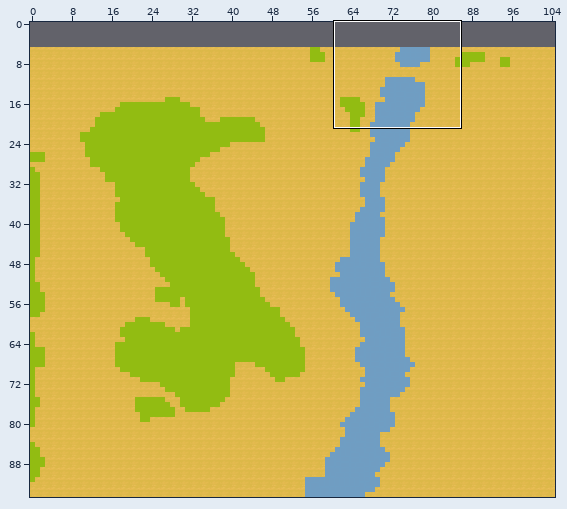
A Tiled map gets an edit: res/maps/level_8/map.tmx. Above: a wide view before the commit, with the close-up outlined.
Close-up. First the earlier version:
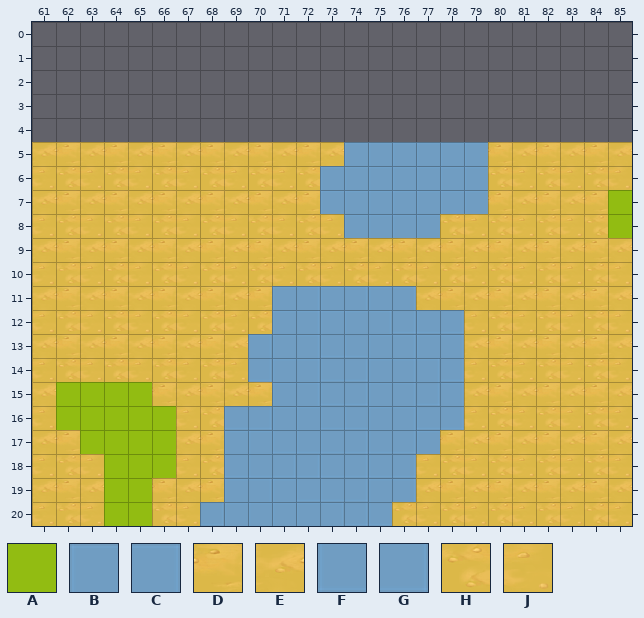
Cells are 64x64 px. Shown: x 61..85, y 0..20. The commit also changed other parts of the map, which this record leaves out. The old version is drawn lined up with the new one.
Key: from "terrain": A 0, B 6, C 7, D 12, E 13, F 38, G 39, H 44, J 45.
_ is an empty cell.
Layers that did not change in this view are not listed.
Layer "terrain" before, first column x 61:
 0 _________________________
 1 _________________________
 2 _________________________
 3 _________________________
 4 _________________________
 5 EDEDEDEDEDEDEBBBBBBDEDEDE
 6 JHJHJHJHJHJHBBBBBBBHJHJHJ
 7 EDEDEDEDEDEDBBBBBBBDEDEDA
 8 JHJHJHJHJHJHJBBBBHJHJHJHA
 9 EDEDEDEDEDEDEDEDEDEDEDEDE
10 JHJHJHJHJHJHJHJHJHJHJHJHJ
11 EDEDEDEDEDBCBCBCEDEDEDEDE
12 JHJHJHJHJHBCBBCGFGJHJHJHJ
13 EDEDEDEDECBCFFBCBCEDEDEDE
14 JHJHJHJHJGBCFGBCCGJHJHJHJ
15 EAAAADEDEDBCFGBCGCEDEDEDE
16 JAAAAAJHFGBBFFBCFGJHJHJHJ
17 EDAAAAEDBBFFFGFGBDEDEDEDE
18 JHJAAAJHFFGGFGFGJHJHJHJHJ
19 EDEAADEDBCBFFGBCEDEDEDEDE
20 JHJAAHJGBBBBCGFHJHJHJHJHJ
And afterwards:
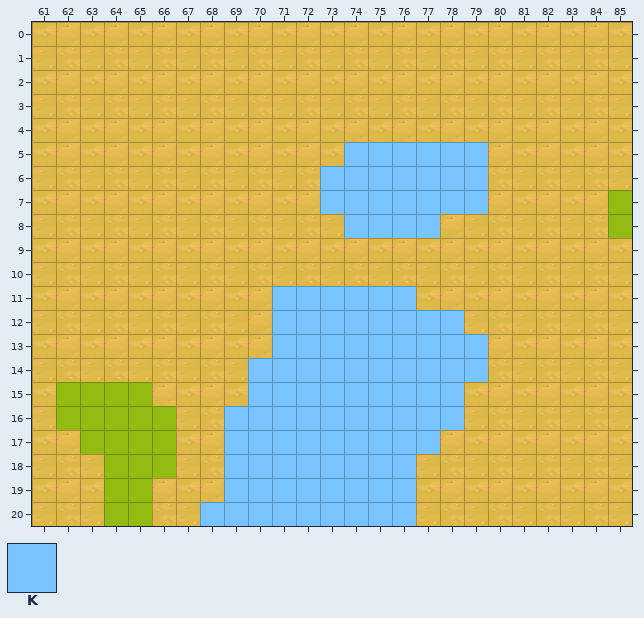
Further tiles: from "terrain": K 8.
See-through tiles are keyed as they look on the map.
What changed:
Changed rows in their new state; . is an unchanged cell.
map size 105x90 -> 105x95 cells (old content now starts at 0,5; both pictures use the new coordinates)
Layer "terrain":
first column x 61:
 0 EDEDEDEDEDEDEDEDEDEDEDEDE
 1 JHJHJHJHJHJHJHJHJHJHJHJHJ
 2 EDEDEDEDEDEDEDEDEDEDEDEDE
 3 JHJHJHJHJHJHJHJHJHJHJHJHJ
 4 EDEDEDEDEDEDEDEDEDEDEDEDE
 5 .............KKKKKK......
 6 ............KKKKKKK......
 7 ............KKKKKKK......
 8 .............KKKKD.......
11 ..........KKKKKK.........
12 .........DKKKKKKKK.......
13 .........DKKKKKKKKK......
14 .........KKKKKKKKKK......
15 .........KKKKKKKKK.......
16 ........KKKKKKKKKK.......
17 ........KKKKKKKKK........
18 ........KKKKKKKK.........
19 ........KKKKKKKK.........
20 .......KKKKKKKKK.........
Where, in picture pixels (left, top, right, bottom), the same in both close-ups:
changed: (32, 22, 632, 238)
changed: (200, 286, 488, 526)
